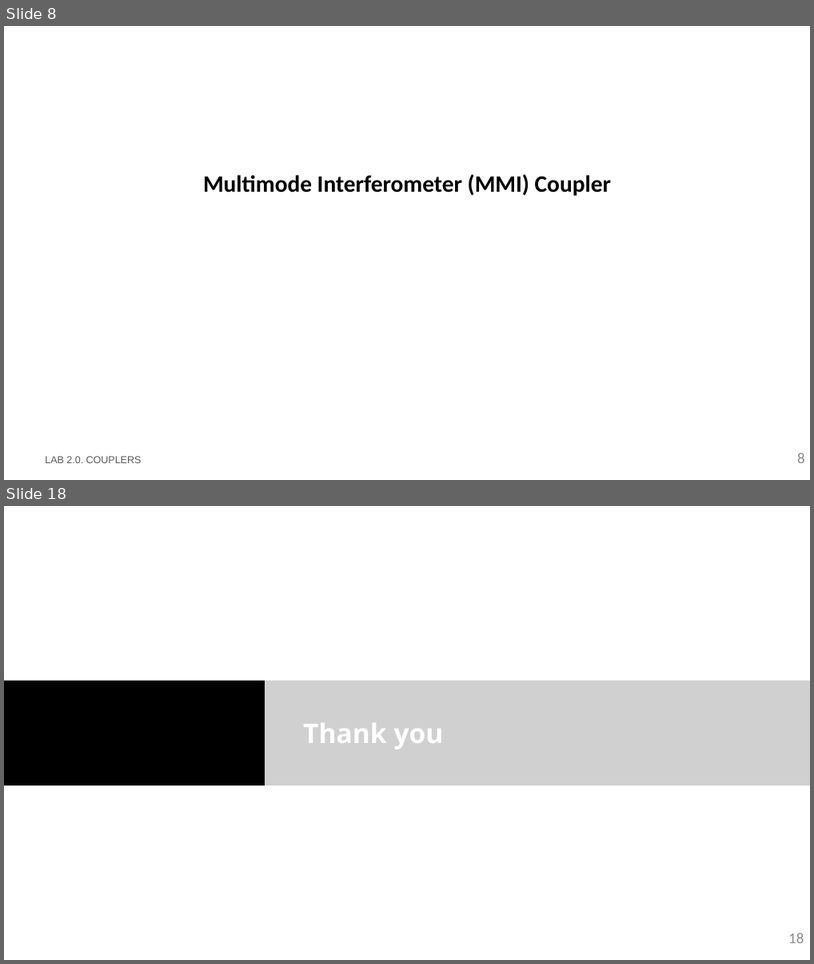
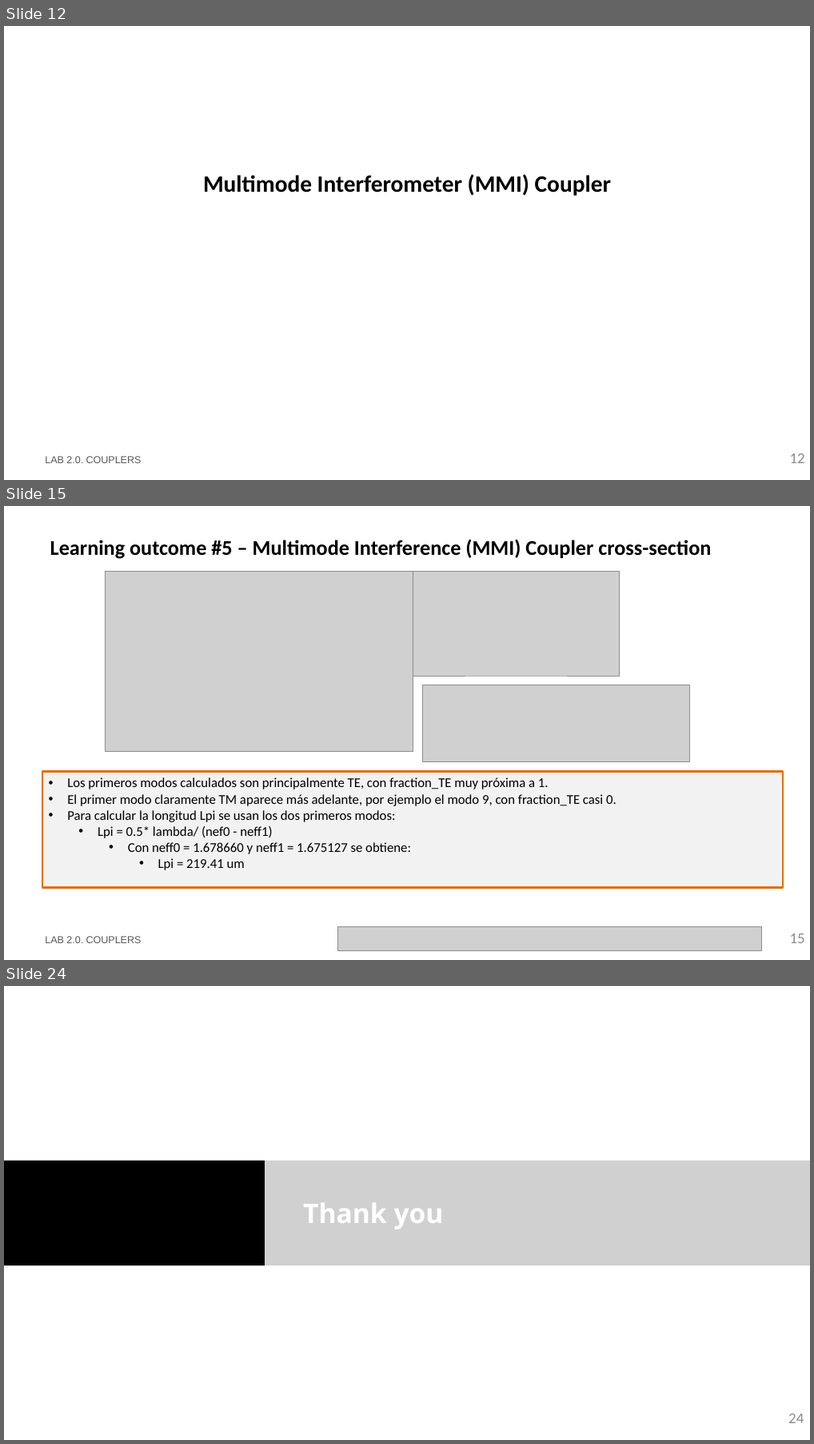
Before and after one commit to Japeacru/cifoin-lab2, a slide deck: LabBook_20.pptx. Shown one above the other, each under a label of ours: slides 8 and 18 before the commit, slides 12, 15 and 24 after it; the slides between them are not shown. The pictures are 814x964 and 814x1444 pixels, drawn with LibreOffice and Linux fonts; fonts in the diff are those of the drawing; grey boxes stand for pictures; background and template pictures are left out. Boxes give left, top, right and bottom in pixels: in the first picture for what was removed or moved away, otherwise in the second. Text is boxed around its words. In the diff, an @@ line names an element or a change of style, - is before the commit and + after.

```diff
--- a/LabBook_20.pptx
+++ b/LabBook_20.pptx
@@ slide 15 added at bbox=[4, 506, 810, 960], background #FFFFFF @@
@@ title added at bbox=[50, 539, 711, 559], 25 pt, text #000000, bold @@
+Learning outcome #5 – Multimode Interference (MMI) Coupler cross-section
@@ picture added at bbox=[106, 572, 413, 752] @@
@@ picture added at bbox=[413, 572, 620, 676] @@
@@ picture added at bbox=[423, 685, 690, 761] @@
@@ rectangle added at bbox=[42, 771, 784, 887], fill #F2F2F2, outline #E0700D 2.25 pt, 16 pt, text #000000 @@
+• Los primeros modos calculados son principalmente TE, con fraction_TE muy próxima a 1.
+• El primer modo claramente TM aparece más adelante, por ejemplo el modo 9, con fraction_TE casi 0.
+• Para calcular la longitud Lpi se usan los dos primeros modos:
+  • Lpi = 0.5* lambda/ (nef0 - neff1)
+    • Con neff0 = 1.678660 y neff1 = 1.675127 se obtiene:
+      • Lpi = 219.41 um
@@ text added at bbox=[45, 936, 142, 943], 12 pt, text #585858 @@
+LAB 2.0. COUPLERS
@@ picture added at bbox=[338, 927, 762, 951] @@
@@ page number added at bbox=[790, 933, 806, 943], 18 pt, text #8C8C8C @@
+15
@@ what was slide 8 is now slide 12 @@
@@ page number at bbox=[790, 453, 806, 463]: text changed @@
-8
+12
@@ what was slide 18 is now slide 24 @@
@@ page number at bbox=[789, 1413, 804, 1423]: text changed @@
-18
+24
```
Also in this commit, not shown: 6 slides changed, 6 other slides added, 1 slide removed, 1 other file.
